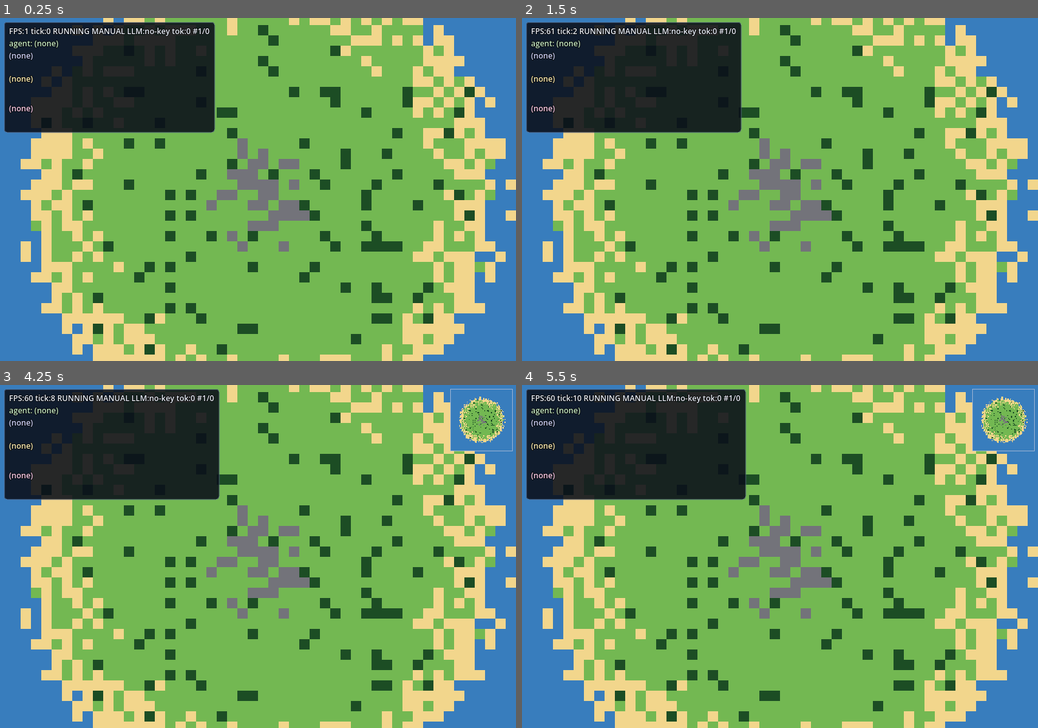
Above: before the commit, frames 1-4 (two rows, left to right).
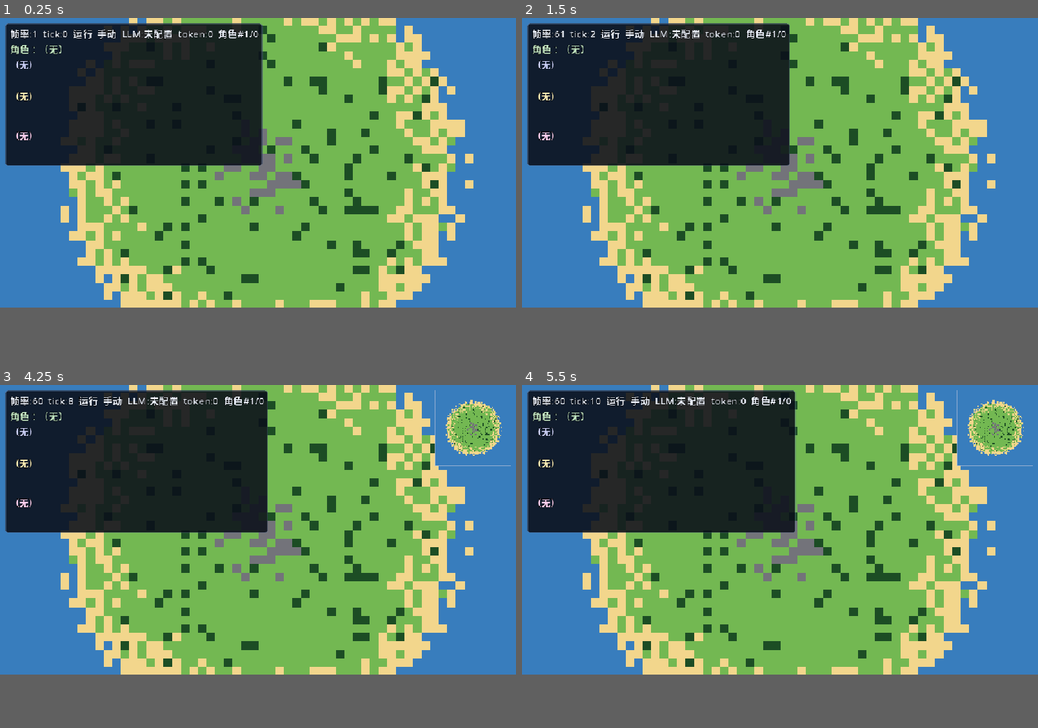
Above: after the commit, the same moments.

Repository: PU-UP/pixel_world
Game: Godot game, scene res://scenes/Main.tscn
The game is run twice, just before and just after one commit, with the same random seed, the same clock (stepped at 60 frames per second) and the same inputs.
Inputs (mouse positions are in pixels of both pictures, inside the frame that each line leads up to):
- Up to frame 1 (0.25 s): no input
- Up to frame 2 (1.5 s): tap Enter at 0.5 s; move the mouse to (893, 172) at 0.52 s; press the mouse at (893, 172) at 0.53 s; hold D (move_right) 0.53-1.28 s; move the mouse to (676, 206) at 1.27 s; release the mouse at (676, 206) at 1.28 s; hold S (move_down) from 1.28 s (still down); tap Tab (toggle_agent) at 1.35 s
- Up to frame 3 (4.25 s): tap Space at 2, 3.5 s; move the mouse to (309, 481) at 2.02 s; release S (move_down) at 2.03 s; press the mouse at (309, 481) at 2.03 s; hold D (move_right) 2.03-2.78 s; tap Enter at 2.75 s; move the mouse to (232, 625) at 2.77 s; release the mouse at (232, 625) at 2.78 s; hold W (move_up) 2.78-3.53 s; tap Tab (toggle_agent) at 2.85 s; move the mouse to (412, 607) at 3.52 s; press the mouse at (412, 607) at 3.53 s; hold A (move_left) from 3.53 s (still down); tap F6 (toggle_minimap) at 4.15 s
- Up to frame 4 (5.5 s): move the mouse to (625, 505) at 4.27 s; release the mouse at (625, 505) at 4.28 s; tap Tab (toggle_agent) at 4.35 s; tap Enter at 5 s; move the mouse to (805, 556) at 5.02 s; release A (move_left) at 5.03 s; press the mouse at (805, 556) at 5.03 s; hold S (move_down) from 5.03 s (still down)
In our replay, the window is 800x533 before the commit and 800x450 after it. These sizes can differ from the game's own. Grey fills any space a smaller window leaves; there, only what the larger window draws over its background counts as a difference.

The runs differ from the first frame. In frame 1, 44% of the frame differs, in the area x 0-100%, y 0-100%; in frame 2, 44%; in frame 3, 45%; in frame 4, 45%.

Commit message:
feat(ui): Ctrl+R world reset, larger viewport, and Chinese HUD
Add session reset (tick, items, memory, relationships), scale UI to 960x540 with bigger fonts, and localize observer panels to Simplified Chinese.

Co-authored-by: Cursor <cursoragent@cursor.com>

Diff:
--- a/godot/project.godot
+++ b/godot/project.godot
@@ -26,11 +26,11 @@
 
 [display]
 
-window/size/viewport_width=480
-window/size/viewport_height=320
-window/size/window_width_override=960
-window/size/window_height_override=640
-window/stretch/mode="pixel"
+window/size/viewport_width=960
+window/size/viewport_height=540
+window/size/window_width_override=1600
+window/size/window_height_override=900
+window/stretch/mode="canvas_items"
 
 [input]
 
@@ -108,6 +108,11 @@
 "events": [Object(InputEventKey,"resource_local_to_scene":false,"resource_name":"","device":-1,"window_id":0,"alt_press …(195 unchanged characters)…
 ]
 }
+reset_world={
+"deadzone": 0.5,
+"events": [Object(InputEventKey,"resource_local_to_scene":false,"resource_name":"","device":-1,"window_id":0,"alt_pressed":false,"shift_pressed":false,"ctrl_pressed":true,"meta_pressed":false,"pressed":false,"keycode":82,"physical_keycode":0,"key_label":0,"unicode":114,"location":0,"echo":false,"script":null)
+]
+}
 
 [layer_names]
 
--- a/godot/scenes/Main.tscn
+++ b/godot/scenes/Main.tscn
@@ -61,20 +61,22 @@
 [node name="HUD" type="CanvasLayer" parent="."]
 
 [node name="Root" type="MarginContainer" parent="HUD"]
-anchors_preset = 0
-offset_right = 480.0
-offset_bottom = 320.0
-theme_override_constants/margin_left = 6
-theme_override_constants/margin_top = 6
-theme_override_constants/margin_right = 6
-theme_override_constants/margin_bottom = 6
+anchors_preset = 15
+anchor_right = 1.0
+anchor_bottom = 1.0
+grow_horizontal = 2
+grow_vertical = 2
+theme_override_constants/margin_left = 10
+theme_override_constants/margin_top = 10
+theme_override_constants/margin_right = 10
+theme_override_constants/margin_bottom = 10
 
 [node name="HBox" type="HBoxContainer" parent="HUD/Root"]
 layout_mode = 2
-theme_override_constants/separation = 6
+theme_override_constants/separation = 10
 
 [node name="ObservePanel" type="PanelContainer" parent="HUD/Root/HBox"]
-custom_minimum_size = Vector2(198, 0)
+custom_minimum_size = Vector2(340, 0)
 layout_mode = 2
 size_flags_vertical = 0
 theme_override_styles/panel = SubResource("StyleBoxFlat_panel")
@@ -88,19 +90,19 @@
 theme_override_colors/font_color = Color(0.92, 0.94, 0.98, 1)
 theme_override_colors/font_outline_color = Color(0, 0, 0, 1)
 theme_override_constants/outline_size = 3
-theme_override_font_sizes/font_size = 12
-text = "FPS: 0  tick: 0"
+theme_override_font_sizes/font_size = 18
+text = "帧率:0  tick:0"
 
 [node name="AgentLabel" type="Label" parent="HUD/Root/HBox/ObservePanel/ObserveVBox"]
 layout_mode = 2
 theme_override_colors/font_color = Color(0.78, 0.92, 0.78, 1)
 theme_override_colors/font_outline_color = Color(0, 0, 0, 1)
 theme_override_constants/outline_size = 3
-theme_override_font_sizes/font_size = 12
-text = "agent=player"
+theme_override_font_sizes/font_size = 18
+text = "角色："
 
 [node name="ObsScroll" type="ScrollContainer" parent="HUD/Root/HBox/ObservePanel/ObserveVBox"]
-custom_minimum_size = Vector2(0, 34)
+custom_minimum_size = Vector2(0, 56)
 layout_mode = 2
 horizontal_scroll_mode = 0
 
@@ -110,12 +112,12 @@
 theme_override_colors/font_color = Color(0.82, 0.84, 1, 1)
 theme_override_colors/font_outline_color = Color(0, 0, 0, 1)
 theme_override_constants/outline_size = 3
-theme_override_font_sizes/font_size = 12
-text = "obs: (none)"
+theme_override_font_sizes/font_size = 17
+text = "观察：（无）"
 autowrap_mode = 3
 
 [node name="ActionScroll" type="ScrollContainer" parent="HUD/Root/HBox/ObservePanel/ObserveVBox"]
-custom_minimum_size = Vector2(0, 44)
+custom_minimum_size = Vector2(0, 72)
 layout_mode = 2
 horizontal_scroll_mode = 0
 
@@ -125,12 +127,12 @@
 theme_override_colors/font_color = Color(1, 0.94, 0.72, 1)
 theme_override_colors/font_outline_color = Color(0, 0, 0, 1)
 theme_override_constants/outline_size = 3
-theme_override_font_sizes/font_size = 12
-text = "actions: (none)"
+theme_override_font_sizes/font_size = 17
+text = "行动：（无）"
 autowrap_mode = 3
 
 [node name="DecisionScroll" type="ScrollContainer" parent="HUD/Root/HBox/ObservePanel/ObserveVBox"]
-custom_minimum_size = Vector2(0, 40)
+custom_minimum_size = Vector2(0, 64)
 layout_mode = 2
 horizontal_scroll_mode = 0
 
@@ -140,8 +142,8 @@
 theme_override_colors/font_color = Color(1, 0.82, 0.94, 1)
 theme_override_colors/font_outline_color = Color(0, 0, 0, 1)
 theme_override_constants/outline_size = 3
-theme_override_font_sizes/font_size = 12
-text = "decision: (none)"
+theme_override_font_sizes/font_size = 17
+text = "决策：（无）"
 autowrap_mode = 3
 
 [node name="MemoryPanel" type="PanelContainer" parent="HUD/Root/HBox"]
@@ -162,17 +164,17 @@
 [node name="MemoryTitle" type="Label" parent="HUD/Root/HBox/MemoryPanel/MemoryVBox/MemoryHeader"]
 layout_mode = 2
 theme_override_colors/font_color = Color(0.9, 0.88, 1, 1)
-theme_override_font_sizes/font_size = 12
-text = "MEMORY  (F4 close)"
+theme_override_font_sizes/font_size = 18
+text = "记忆（F4 关闭）"
 
 [node name="ReflectionHeader" type="Label" parent="HUD/Root/HBox/MemoryPanel/MemoryVBox"]
 layout_mode = 2
 theme_override_colors/font_color = Color(0.75, 0.8, 0.95, 1)
-theme_override_font_sizes/font_size = 12
-text = "Reflection"
+theme_override_font_sizes/font_size = 17
+text = "反思"
 
 [node name="ReflectionScroll" type="ScrollContainer" parent="HUD/Root/HBox/MemoryPanel/MemoryVBox"]
-custom_minimum_size = Vector2(0, 76)
+custom_minimum_size = Vector2(0, 100)
 layout_mode = 2
 size_flags_vertical = 0
 horizontal_scroll_mode = 0
@@ -183,15 +185,15 @@
 theme_override_colors/font_color = Color(0.88, 0.86, 1, 1)
 theme_override_colors/font_outline_color = Color(0, 0, 0, 1)
 theme_override_constants/outline_size = 3
-theme_override_font_sizes/font_size = 12
-text = "(none)"
+theme_override_font_sizes/font_size = 17
+text = "（无）"
 autowrap_mode = 3
 
 [node name="MemListHeader" type="Label" parent="HUD/Root/HBox/MemoryPanel/MemoryVBox"]
 layout_mode = 2
 theme_override_colors/font_color = Color(0.75, 0.9, 0.78, 1)
-theme_override_font_sizes/font_size = 12
-text = "Recent memories"
+theme_override_font_sizes/font_size = 17
+text = "近期记忆"
 
 [node name="MemoryScroll" type="ScrollContainer" parent="HUD/Root/HBox/MemoryPanel/MemoryVBox"]
 layout_mode = 2
@@ -204,8 +206,8 @@
 theme_override_colors/font_color = Color(0.82, 0.92, 0.82, 1)
 theme_override_colors/font_outline_color = Color(0, 0, 0, 1)
 theme_override_constants/outline_size = 3
-theme_override_font_sizes/font_size = 11
-text = "(empty)"
+theme_override_font_sizes/font_size = 16
+text = "（空）"
 
 [node name="RelationPanel" type="PanelContainer" parent="HUD/Root/HBox"]
 visible = false
@@ -225,14 +227,14 @@
 [node name="RelationTitle" type="Label" parent="HUD/Root/HBox/RelationPanel/RelationVBox/RelationHeader"]
 layout_mode = 2
 theme_override_colors/font_color = Color(0.95, 0.82, 0.72, 1)
-theme_override_font_sizes/font_size = 12
-text = "RELATIONS  (F5 close)"
+theme_override_font_sizes/font_size = 18
+text = "关系（F5 关闭）"
 
 [node name="PlanHeader" type="Label" parent="HUD/Root/HBox/RelationPanel/RelationVBox"]
 layout_mode = 2
 theme_override_colors/font_color = Color(0.85, 0.78, 0.95, 1)
-theme_override_font_sizes/font_size = 12
-text = "Current plan"
+theme_override_font_sizes/font_size = 17
+text = "当前计划"
 
 [node name="PlanScroll" type="ScrollContainer" parent="HUD/Root/HBox/RelationPanel/RelationVBox"]
 custom_minimum_size = Vector2(0, 56)
@@ -246,15 +248,15 @@
 theme_override_colors/font_color = Color(0.88, 0.86, 1, 1)
 theme_override_colors/font_outline_color = Color(0, 0, 0, 1)
 theme_override_constants/outline_size = 3
-theme_override_font_sizes/font_size = 11
-text = "(none)"
+theme_override_font_sizes/font_size = 16
+text = "（无）"
 autowrap_mode = 3
 
 [node name="RelListHeader" type="Label" parent="HUD/Root/HBox/RelationPanel/RelationVBox"]
 layout_mode = 2
 theme_override_colors/font_color = Color(0.95, 0.75, 0.82, 1)
-theme_override_font_sizes/font_size = 12
-text = "Relationships"
+theme_override_font_sizes/font_size = 17
+text = "关系网络"
 
 [node name="RelationScroll" type="ScrollContainer" parent="HUD/Root/HBox/RelationPanel/RelationVBox"]
 layout_mode = 2
@@ -267,8 +269,8 @@
 theme_override_colors/font_color = Color(0.95, 0.82, 0.88, 1)
 theme_override_colors/font_outline_color = Color(0, 0, 0, 1)
 theme_override_constants/outline_size = 3
-theme_override_font_sizes/font_size = 11
-text = "(empty)"
+theme_override_font_sizes/font_size = 16
+text = "（空）"
 autowrap_mode = 3
 
 [node name="MinimapPanel" type="Control" parent="HUD"]
@@ -276,9 +278,9 @@
 anchors_preset = 1
 anchor_left = 1.0
 anchor_right = 1.0
-offset_left = -102.0
-offset_top = 6.0
-offset_right = -6.0
-offset_bottom = 102.0
+offset_left = -150.0
+offset_top = 10.0
+offset_right = -10.0
+offset_bottom = 150.0
 grow_horizontal = 0
 script = ExtResource("12_minimap")
--- a/godot/scripts/agent/coordinator.gd
+++ b/godot/scripts/agent/coordinator.gd
@@ -15,6 +15,7 @@
 const RelationshipsScript = preload("res://scripts/agent/relationships.gd")
 const CommRouterScript = preload("res://scripts/agent/comm.gd")
 const AgentScene = preload("res://scenes/entities/Agent.tscn")
+const SessionResetScript = preload("res://scripts/session_reset.gd")
 
 var records: Array = []
 var comm: CommRouterScript = null
@@ -87,6 +88,45 @@
 func set_agent_mode(enabled: bool) -> void:
 	for rec in records:
 		rec["decision"].set_enabled(enabled)
+
+
+func reset_world(agent_mode: bool = false) -> void:
+	_destroy_runtime()
+	SessionResetScript.wipe_persisted_agent_data()
+	_clock.reset()
+	_world.state.reset()
+	_world.events.reset()
+	_co_presence_counter = 0
+	comm = CommRouterScript.new()
+	comm.name = "CommRouter"
+	_runtime_parent.add_child(comm)
+	comm.message_delivered.connect(_on_message_delivered)
+	comm.item_given.connect(_on_item_given)
+	_spawn_agents()
+	set_agent_mode(agent_mode)
+	roster_changed.emit()
+
+
+func _destroy_runtime() -> void:
+	for rec in records:
+		if is_instance_valid(rec.get("decision")):
+			rec["decision"].set_enabled(false)
+		for key in ["persona", "memory", "relationships", "planning", "decision", "reflection"]:
+			var node: Node = rec.get(key)
+			if node != null and is_instance_valid(node) and node.get_parent() != null:
+				node.get_parent().remove_child(node)
+				node.free()
+	records.clear()
+	selected_index = 0
+	if comm != null and is_instance_valid(comm):
+		if comm.get_parent() != null:
+			comm.get_parent().remove_child(comm)
+		comm.free()
+		comm = null
+	if _agents_root != null:
+		for child in _agents_root.get_children():
+			_agents_root.remove_child(child)
+			child.free()
 
 
 func _spawn_agents() -> void:
--- a/godot/scripts/agent/memory/store.gd
+++ b/godot/scripts/agent/memory/store.gd
@@ -18,6 +18,13 @@
 	DirAccess.make_dir_recursive_absolute(dir)
 	_path = dir.path_join("%s.json" % agent_id)
 	_load()
+
+
+func wipe() -> void:
+	_memories.clear()
+	_next_id = 1
+	if not _path.is_empty() and FileAccess.file_exists(_path):
+		DirAccess.remove_absolute(_path)
 
 
 func append(entry: Dictionary) -> int:
@@ -102,7 +109,7 @@
 		var mem: Dictionary = _memories[i]
 		if str(mem.get("category", "")) == "reflection":
 			return str(mem.get("text", ""))
-	return "(no reflection yet)"
+	return "（尚无反思）"
 
 
 func _load() -> void:
--- a/godot/scripts/agent/memory/stream.gd
+++ b/godot/scripts/agent/memory/stream.gd
@@ -71,6 +71,12 @@
 	_event_count = 0
 
 
+func wipe() -> void:
+	_event_count = 0
+	_last_decay_tick = 0
+	_store.wipe()
+
+
 func maybe_decay(current_tick: int) -> void:
 	var cfg := Config.memory_cfg()
 	var interval: int = int(cfg.get("decay_interval_ticks", 50))
@@ -83,7 +89,7 @@
 func format_for_hud(limit: int, agent_label: String = "") -> String:
 	var recent := get_recent(limit)
 	if recent.is_empty():
-		return "  (empty)"
+		return "  （空）"
 	var prefix := "%s " % agent_label if not agent_label.is_empty() else ""
 	var lines: PackedStringArray = []
 	for mem in recent:
--- a/godot/scripts/agent/relationships.gd
+++ b/godot/scripts/agent/relationships.gd
@@ -61,7 +61,7 @@
 
 func format_for_hud(all_agent_ids: Array) -> String:
 	if _edges.is_empty():
-		return "  (no relationships yet)"
+		return "  （尚无关系）"
 	var lines: PackedStringArray = []
 	for oid in all_agent_ids:
 		var other := str(oid)
@@ -71,25 +71,25 @@
 		if float(e["familiarity"]) < 0.01 and float(e["affinity"]) < 0.01:
 			continue
 		lines.append(
-			"  → %-10s  fam=%.2f  aff=%.2f  trust=%.2f" % [
+			"  → %-10s  熟络=%.2f  好感=%.2f  信任=%.2f" % [
 				other,
 				float(e["familiarity"]),
 				float(e["affinity"]),
 				float(e["trust"]),
 			]
 		)
-	return "\n".join(lines) if lines.size() > 0 else "  (no relationships yet)"
+	return "\n".join(lines) if lines.size() > 0 else "  （尚无关系）"
 
 
 func format_for_decision(nearby_ids: PackedStringArray) -> PackedStringArray:
 	var lines: PackedStringArray = []
 	for oid in nearby_ids:
 		var e: Dictionary = get_edge(str(oid))
-		var tag := "stranger"
+		var tag := "陌生"
 		if float(e["familiarity"]) >= greet_threshold():
-			tag = "familiar"
+			tag = "熟悉"
 		lines.append(
-			"%s: fam=%.2f aff=%.2f trust=%.2f (%s)" % [
+			"%s: 熟络=%.2f 好感=%.2f 信任=%.2f（%s）" % [
 				oid, float(e["familiarity"]), float(e["affinity"]), float(e["trust"]), tag
 			]
 		)
@@ -103,7 +103,7 @@
 		if s != agent_id:
 			ids.append(s)
 	if ids.is_empty():
-		return "(alone)"
+		return "（独处）"
 	var parts: PackedStringArray = []
 	for other in ids:
 		var e: Dictionary = get_edge(other)
--- a/godot/scripts/llm/client.gd
+++ b/godot/scripts/llm/client.gd
@@ -44,6 +44,10 @@
 
 func queue_length() -> int:
 	return _queue.size()
+
+
+func cancel_pending() -> void:
+	_queue.clear()
 
 
 func request_decision(messages: Array, meta: Dictionary = {}) -> int:
--- a/godot/scripts/main.gd
+++ b/godot/scripts/main.gd
@@ -113,7 +113,7 @@
 
 
 func _control_mode_label() -> String:
-	return "AGENT" if _control_mode == ControlMode.AGENT else "MANUAL"
+	return "自主" if _control_mode == ControlMode.AGENT else "手动"
 
 
 func _selected_record() -> Dictionary:
@@ -144,13 +144,13 @@
 
 
 func _update_hud() -> void:
-	var pause_str: String = "PAUSED" if _clock.paused else "RUNNING"
-	var llm_str := "LLM:ok" if _llm.is_configured() else "LLM:no-key"
+	var pause_str: String = "暂停" if _clock.paused else "运行"
+	var llm_str := "LLM:未配置"
 	if _llm.is_configured():
 		llm_str = "LLM:%d/%d" % [_llm.inflight_count(), _llm.inflight_count() + _llm.queue_length()]
 	var tok: int = int(_logger.stats().get("tokens_total", 0))
 	var roster: String = "%d/%d" % [_coordinator.selected_index + 1, _coordinator.spawn_count()]
-	_hud_status.text = "FPS:%d tick:%d %s %s %s tok:%d #%s" % [
+	_hud_status.text = "帧率:%d  tick:%d  %s  %s  %s  token:%d  角色#%s" % [
 		Engine.get_frames_per_second(),
 		_clock.current_tick(),
 		pause_str,
@@ -161,49 +161,49 @@
 	]
 	var selected: PlayerScript = _current_agent()
 	if selected == null:
-		_hud_agent.text = "agent: (none)"
-		_hud_observation.text = "(none)"
-		_hud_action_log.text = "(none)"
-		_hud_decision.text = "(none)"
+		_hud_agent.text = "角色：（无）"
+		_hud_observation.text = "（无）"
+		_hud_action_log.text = "（无）"
+		_hud_decision.text = "（无）"
 		return
 	var rec := _selected_record()
 	var name_prefix := str(rec["persona"].display_name) if not rec.is_empty() else str(selected.agent_id)
-	_hud_agent.text = _truncate("%s | %s" % [name_prefix, selected.get_status_line()], 48)
-	_hud_observation.text = "obs: %s" % _truncate(selected.get_observation(), 64)
-	var lines := selected.get_action_log_lines(3)
-	_hud_action_log.text = "\n".join(lines) if lines.size() > 0 else "(none)"
+	_hud_agent.text = _truncate("%s | %s" % [name_prefix, selected.get_status_line()], 72)
+	_hud_observation.text = "观察：%s" % _truncate(selected.get_observation(), 96)
+	var lines := selected.get_action_log_lines(4)
+	_hud_action_log.text = "\n".join(lines) if lines.size() > 0 else "（无）"
 	var decision := _selected_decision()
-	var decision_text := decision.get_last_decision_text() if decision != null else "(none)"
-	_hud_decision.text = _truncate(decision_text, 100)
+	var decision_text := decision.get_last_decision_text() if decision != null else "（无）"
+	_hud_decision.text = "决策：%s" % _truncate(decision_text, 120)
 
 
 func _update_memory_hud() -> void:
 	var rec := _selected_record()
 	if rec.is_empty():
-		_hud_memory_title.text = "MEMORY  (F4 close)"
-		_hud_reflection.text = "(none)"
-		_hud_memory.text = "(empty)"
+		_hud_memory_title.text = "记忆（F4 关闭）"
+		_hud_reflection.text = "（无）"
+		_hud_memory.text = "（空）"
 		return
 	var player: PlayerScript = rec["player"]
 	var persona = rec["persona"]
 	var agent_label := "%s" % str(player.agent_id)
-	_hud_memory_title.text = "MEMORY — %s (%s)  Tab切换  F4关闭" % [persona.display_name, agent_label]
+	_hud_memory_title.text = "记忆 — %s（%s）  Tab切换  F4关闭" % [persona.display_name, agent_label]
 	var limit: int = int(Config.memory_cfg().get("hud", {}).get("display_limit", 50))
-	_hud_reflection.text = _truncate(rec["reflection"].get_last_reflection_text(), 400)
+	_hud_reflection.text = _truncate(rec["reflection"].get_last_reflection_text(), 500)
 	_hud_memory.text = rec["memory"].format_for_hud(limit, "[%s]" % agent_label)
 
 
 func _update_relation_hud() -> void:
 	var rec := _selected_record()
 	if rec.is_empty():
-		_hud_relation_title.text = "RELATIONS  (F5 close)"
-		_hud_plan.text = "(none)"
-		_hud_relations.text = "(empty)"
+		_hud_relation_title.text = "关系（F5 关闭）"
+		_hud_plan.text = "（无）"
+		_hud_relations.text = "（空）"
 		return
 	var player: PlayerScript = rec["player"]
 	var persona = rec["persona"]
 	var agent_label := str(player.agent_id)
-	_hud_relation_title.text = "REL — %s (%s)  F5" % [persona.display_name, agent_label]
+	_hud_relation_title.text = "关系 — %s（%s）  F5关闭" % [persona.display_name, agent_label]
 	var plan_steps: PackedStringArray = rec["planning"].get_remaining_steps()
 	if plan_steps.is_empty():
 		_hud_plan.text = _truncate(rec["planning"].get_last_plan_text(), 200)
@@ -274,6 +274,8 @@
 	elif event.is_action_pressed("quit"):
 		_logger.write_session_summary({"exit": "user_quit"})
 		get_tree().quit()
+	elif event.is_action_pressed("reset_world"):
+		_reset_world()
 	elif event.is_action_pressed("toggle_pause"):
 		_clock.paused = not _clock.paused
 	elif event.is_action_pressed("step_tick"):
@@ -306,3 +308,19 @@
 	if agent.is_busy():
 		return
 	agent.enqueue_move_to_tile(agent.get_tile_position() + delta)
+
+
+func _reset_world() -> void:
+	_llm.cancel_pending()
+	_logger.rotate_session("world_reset")
+	var keep_agent_mode := _control_mode == ControlMode.AGENT
+	_coordinator.reset_world(keep_agent_mode)
+	_connect_decision_signals()
+	_set_control_mode(ControlMode.AGENT if keep_agent_mode else ControlMode.MANUAL)
+	if _debug_visible:
+		_update_hud()
+	if _memory_visible:
+		_update_memory_hud()
+	if _relation_visible:
+		_update_relation_hud()
+	_refresh_minimap()
--- a/godot/scripts/observability/logger.gd
+++ b/godot/scripts/observability/logger.gd
@@ -26,12 +26,29 @@
 
 
 func _ready() -> void:
+	_begin_session()
+
+
+func _begin_session() -> void:
+	_summary_written = false
 	_session_id = Time.get_datetime_string_from_system().replace(":", "-")
 	_started_at = Time.get_datetime_string_from_system()
 	var log_dir := Config.repo_root().path_join("data/logs")
 	DirAccess.make_dir_recursive_absolute(log_dir)
 	_log_path = log_dir.path_join("%s.jsonl" % _session_id)
 	_summary_path = log_dir.path_join("%s_summary.json" % _session_id)
+	_stats = {
+		"llm_calls": 0,
+		"llm_errors": 0,
+		"decisions": 0,
+		"decision_errors": 0,
+		"tokens_prompt": 0,
+		"tokens_completion": 0,
+		"tokens_total": 0,
+		"by_request_type": {},
+		"by_agent": {},
+		"by_action_kind": {},
+	}
 	log_event("session_start", {"session_id": _session_id})
 
 
@@ -112,6 +129,12 @@
 	_write_line(row)
 
 
+func rotate_session(reason: String = "rotate") -> void:
+	if not _summary_written:
+		write_session_summary({"exit": reason})
+	_begin_session()
+
+
 func write_session_summary(extra: Dictionary = {}) -> void:
 	if _summary_path.is_empty() or _summary_written:
 		return
--- a/godot/scripts/player.gd
+++ b/godot/scripts/player.gd
@@ -36,6 +36,18 @@
 var _heard_messages: Array = []
 var inventory: Array = []
 var action_log: Array = []
+
+const _ACTION_KIND_ZH: Dictionary = {
+	"move": "移动",
+	"say": "说话",
+	"pickup": "拾取",
+	"drop": "丢弃",
+	"observe": "观察",
+	"use": "使用",
+	"give": "给予",
+	"received": "收到",
+	"heard": "听到",
+}
 var _selected: bool = false
 
 # ---- P2 状态机 ----
@@ -530,24 +542,30 @@
 	var lines: PackedStringArray = []
 	for i in range(action_log.size() - n, action_log.size()):
 		var e: Dictionary = action_log[i]
-		lines.append("  t%-4d  %-7s  %s" % [int(e.tick), str(e.kind), str(e.text)])
+		var kind: String = str(e.kind)
+		var kind_zh: String = str(_ACTION_KIND_ZH.get(kind, kind))
+		lines.append("  t%-4d  %-4s  %s" % [int(e.tick), kind_zh, str(e.text)])
 	return lines
 
 func get_status_line() -> String:
 	var tile_x: int = int(floor(global_position.x / TILE_SIZE))
 	var tile_y: int = int(floor(global_position.y / TILE_SIZE))
 	var t: int = _world.tile_at(global_position) if _world != null else -1
-	var state_str: String = "WALKING" if _state == State.WALKING else "IDLE"
 	var queue_n: int = _action_queue.size()
-	return "agent=%s  state=%s  q=%d  inv=%s  pos=(%.1f, %.1f)  tile=(%d, %d)  terrain=%s" % [
-		str(agent_id), state_str, queue_n, _inventory_summary(),
-		global_position.x, global_position.y, tile_x, tile_y, _tile_name(t)
+	return "角色=%s  状态=%s  队列=%d  背包=%s  坐标=(%d,%d)  地形=%s" % [
+		str(agent_id),
+		"行走" if _state == State.WALKING else "空闲",
+		queue_n,
+		_inventory_summary(),
+		tile_x,
+		tile_y,
+		_tile_name(t),
 	]
 
 
 func _inventory_summary() -> String:
 	if inventory.is_empty():
-		return "empty"
+		return "空"
 	return ",".join(inventory)
 
 
--- /dev/null
+++ b/godot/scripts/session_reset.gd
@@ -0,0 +1,23 @@
+class_name SessionReset
+##
+## 清除运行时持久化数据（记忆、关系）
+##
+
+
+static func wipe_persisted_agent_data() -> void:
+	_clear_dir_files(Config.repo_root().path_join("data/memory"))
+	_clear_dir_files(Config.repo_root().path_join("data/relationships"))
+
+
+static func _clear_dir_files(dir_path: String) -> void:
+	DirAccess.make_dir_recursive_absolute(dir_path)
+	var dir := DirAccess.open(dir_path)
+	if dir == null:
+		return
+	dir.list_dir_begin()
+	var name := dir.get_next()
+	while name != "":
+		if not dir.current_is_dir() and name.ends_with(".json"):
+			DirAccess.remove_absolute(dir_path.path_join(name))
+		name = dir.get_next()
+	dir.list_dir_end()
--- a/godot/scripts/ui/minimap.gd
+++ b/godot/scripts/ui/minimap.gd
@@ -7,7 +7,7 @@
 const GameWorld = preload("res://scripts/world/world.gd")
 const PlayerScript = preload("res://scripts/player.gd")
 
-@export var panel_size: Vector2 = Vector2(96, 96)
+@export var panel_size: Vector2 = Vector2(140, 140)
 
 var _world: GameWorld = null
 var _agents: Array = []
--- a/godot/scripts/world/clock.gd
+++ b/godot/scripts/world/clock.gd
@@ -32,6 +32,13 @@
 func current_tick() -> int:
 	return _tick_index
 
+
+func reset() -> void:
+	_tick_index = 0
+	_accumulator = 0.0
+	paused = false
+
+
 # ---- P1.5: 单步 ----
 func tick_once() -> void:
 	# 无论 paused 与否都推进一 tick(由调用方决定何时用)
--- a/godot/scripts/world/events.gd
+++ b/godot/scripts/world/events.gd
@@ -17,6 +17,11 @@
 	_clock = clock
 	if not _clock.tick.is_connected(_on_tick):
 		_clock.tick.connect(_on_tick)
+	_init_schedule()
+
+
+func reset() -> void:
+	_active.clear()
 	_init_schedule()
 
 
--- a/godot/scripts/world/state.gd
+++ b/godot/scripts/world/state.gd
@@ -14,6 +14,10 @@
 func setup(world: GameWorld) -> void:
 	_world = world
 	_pickup_radius = Config.world_item_pickup_radius()
+	_spawn_ground_items()
+
+
+func reset() -> void:
 	_spawn_ground_items()
 
 
Not shown, added: godot/icon.svg.import
Not shown, changed: docs/p7-acceptance.md
Not shown, changed: docs/v1.0-release.md
